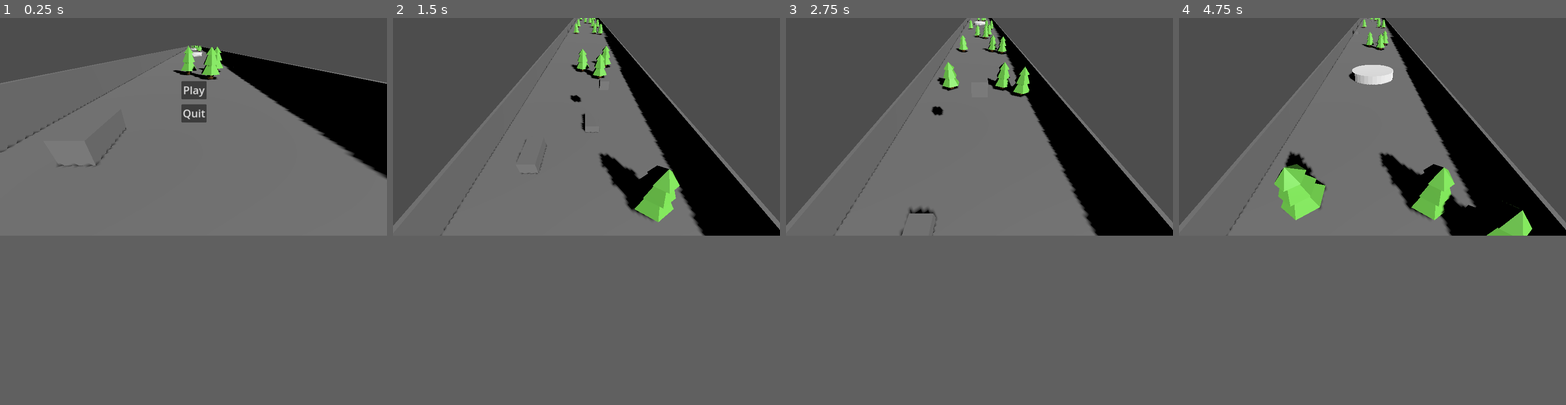
Above: before the commit, frames 1-4 (left to right).
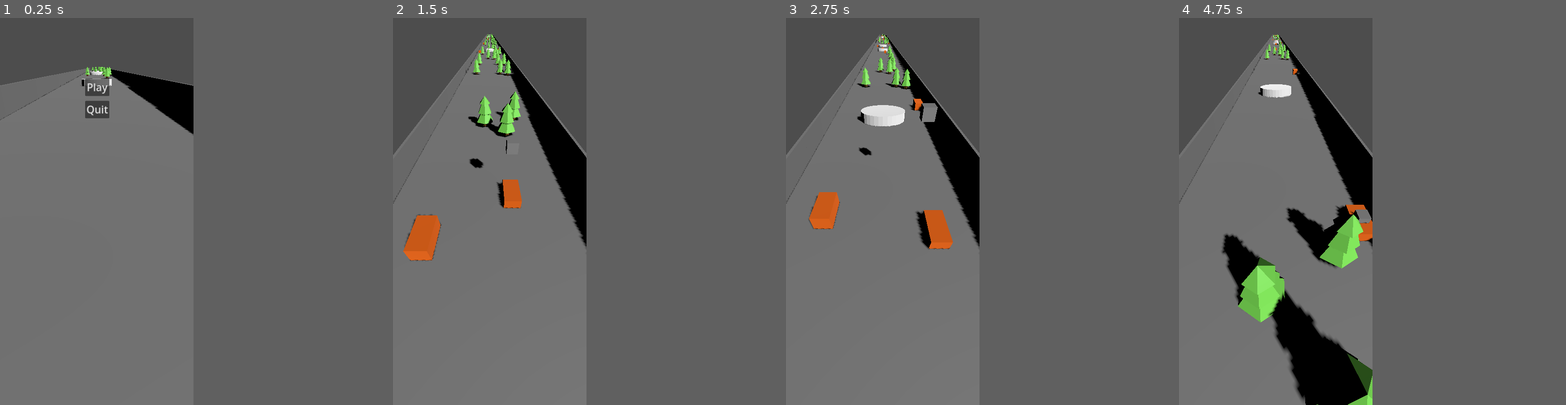
Above: after the commit, the same moments.

Repository: zenonet/EndlessRunner
Game: Godot game, scene res://scenes/main_menu.tscn
Same seed, same stepped clock (60 frames per second), same inputs: the game is played once before the commit and once after it.
Inputs (mouse positions are in pixels of both pictures, inside the frame that each line leads up to):
- Up to frame 1 (0.25 s): no input
- Up to frame 2 (1.5 s): click "Play" at 0.5 s; move the mouse to (671, 114) at 1.27 s; hold D (right) from 1.28 s (still down); tap Space (jump) at 1.35 s; click (671, 114) at 1.42 s
- Up to frame 3 (2.75 s): tap Space (jump) at 1.52, 1.82 s; release D (right) at 2 s; drag from (902, 137) to (960, 168) at 2.02 s
- Up to frame 4 (4.75 s): move the mouse to (1411, 79) at 2.77 s; hold D (right) 2.78-3.5 s; tap Space (jump) at 2.85, 4.35, 4.52 s; click (1411, 79) at 2.92 s; drag from (1353, 168) to (1256, 95) at 3.52 s; move the mouse to (1488, 161) at 4.27 s; hold A (left) from 4.28 s (still down); click (1488, 161) at 4.42 s
In our replay, the window is 800x450 before the commit and 400x800 after it. These sizes can differ from the game's own. Grey fills any space a smaller window leaves; there, only what the larger window draws over its background counts as a difference.

The runs differ from the first frame. In frame 1, 16% of the frame differs, in the area x 0-100%, y 0-42%; in frame 2, 29%; in frame 3, 29%; in frame 4, 36%, in the area x 0-100%, y 0-100%.

Commit message:
Fixed android builds and made other adjustments and improvements

Diff:
--- a/PlayerCharacter.gd
+++ b/PlayerCharacter.gd
@@ -42,16 +42,25 @@
 
 func _input(event):
 	# event.device is -1 when the touch is emulated by mouse
-	if event.device == -1 || (!(event is InputEventScreenTouch) && !(event is InputEventScreenDrag)): return
+	if event.device == -1 || (!(event is InputEventScreenTouch) && !(event is InputEventMouseButton)): return
+
+
 
 	var is_drag:bool = event is InputEventScreenDrag
 	var is_press:bool = !is_drag and event.is_pressed()
 	var is_release:bool = !is_drag and !event.is_pressed()
 
+	if !GameManager.hadInitialTouch:
+		if is_press:
+			GameManager.hadInitialTouch = true
+		return
+
 	if isFlying && is_press && isAnimalAvailable:
 		start_mounting()
 
 	if !isFlying && is_release:
+		print(event)
+		print(event.device)
 		leave_animal()
 
 func start_mounting():
@@ -70,7 +79,7 @@
 	availableAnimal.on_player_mounted(self)
 
 func leave_animal():
-	if isFlying: return
+	if isFlying || !isAnimalAvailable: return
 	GameManager.playerSpeed += jumpSpeedIncrease
 	# Make controlled animal self controlled again
 	get_parent().isPlayerControlled = false
@@ -80,7 +89,7 @@
 	reparent(get_parent().get_parent())
 
 	availableAnimal.isMountingProccessStarted = false
-
+	availableAnimal.on_player_dismounted(self)
 	# jump
 	isFlying = true
 	isDecending = false
--- a/animal.gd
+++ b/animal.gd
@@ -41,9 +41,9 @@
 		position.z = move_toward(position.z, 0, 5*delta)
 
 func _input(event):
-	if !isPlayerControlled || event.device == -1 : return
+	if !isPlayerControlled: return
 
-	var is_drag:bool = event is InputEventScreenDrag
+	var is_drag:bool = event is InputEventScreenDrag || (event is InputEventMouseMotion && Input.is_mouse_button_pressed(MOUSE_BUTTON_LEFT))
 
 	if is_drag:
 		dragInput = event.relative.x * -0.08
@@ -54,6 +54,10 @@
 	playerNode = player
 	isTimerForWarning = true
 	$ThrowOffTimer.start(10)
+
+func on_player_dismounted(player):
+	targetX = global_position.x
+	$WarningText.visible = false
 
 func on_avoidance_trigger_detected(direction:int):
 	targetX += direction * avoidanceDistance
--- a/game_manager.gd
+++ b/game_manager.gd
@@ -6,6 +6,8 @@
 
 var distance:float = 0
 var playerSpeed:float = 12
+
+var hadInitialTouch:bool = false
 
 func _ready():
 	game_over.connect(on_game_over)
--- a/main.tscn
+++ b/main.tscn
@@ -6,7 +6,8 @@
 [node name="Main" type="Node3D"]
 
 [node name="Camera3D" type="Camera3D" parent="."]
-transform = Transform3D(-1, 4.50065e-08, -7.49477e-08, -1.51808e-08, 0.754881, 0.655862, 8.60946e-08, 0.655862, -0.754881, 0, 3.59413, -4.62625)
+transform = Transform3D(-1, 4.50065e-08, -7.49477e-08, -2.51204e-08, 0.673219, 0.739444, 8.37359e-08, 0.739444, -0.673219, 0, 3.59413, -4.22536)
+fov = 99.2
 
 [node name="World" parent="." instance=ExtResource("1_o1bbh")]
 
--- a/project.godot
+++ b/project.godot
@@ -21,6 +21,8 @@
 
 [display]
 
+window/size/viewport_width=600
+window/size/viewport_height=1200
 window/stretch/mode="canvas_items"
 window/stretch/aspect="expand"
 window/handheld/orientation=1
--- a/scenes/obstacles/animal.tscn
+++ b/scenes/obstacles/animal.tscn
@@ -1,6 +1,9 @@
-[gd_scene load_steps=3 format=3 uid="uid://cn88blo5k2f5i"]
+[gd_scene load_steps=4 format=3 uid="uid://cn88blo5k2f5i"]
 
 [ext_resource type="Script" path="res://animal.gd" id="1_wn6xe"]
+
+[sub_resource type="StandardMaterial3D" id="StandardMaterial3D_u7a2n"]
+albedo_color = Color(0.99157, 0.428162, 0.00852165, 1)
 
 [sub_resource type="BoxShape3D" id="BoxShape3D_0iwrj"]
 size = Vector3(0.5, 0.66, 1)
@@ -12,6 +15,7 @@
 
 [node name="CSGBox3D" type="CSGBox3D" parent="."]
 size = Vector3(0.5, 0.66, 1)
+material = SubResource("StandardMaterial3D_u7a2n")
 
 [node name="CollisionShape3D" type="CollisionShape3D" parent="."]
 shape = SubResource("BoxShape3D_0iwrj")
--- a/worldGenerator.gd
+++ b/worldGenerator.gd
@@ -7,7 +7,7 @@
 
 func _ready():
 	for i in range(chunkCount):
-		generate_chunk(i, 0 if i == 0 else -1)
+		generate_chunk(i, 0 if i < 2 else -1)
 
 func generate_chunk(offset:int = chunkCount/2, chunkId:int = -1):
 	var chunk_to_create:PackedScene = chunkScenes.pick_random() if chunkId == -1 else chunkScenes[chunkId]
